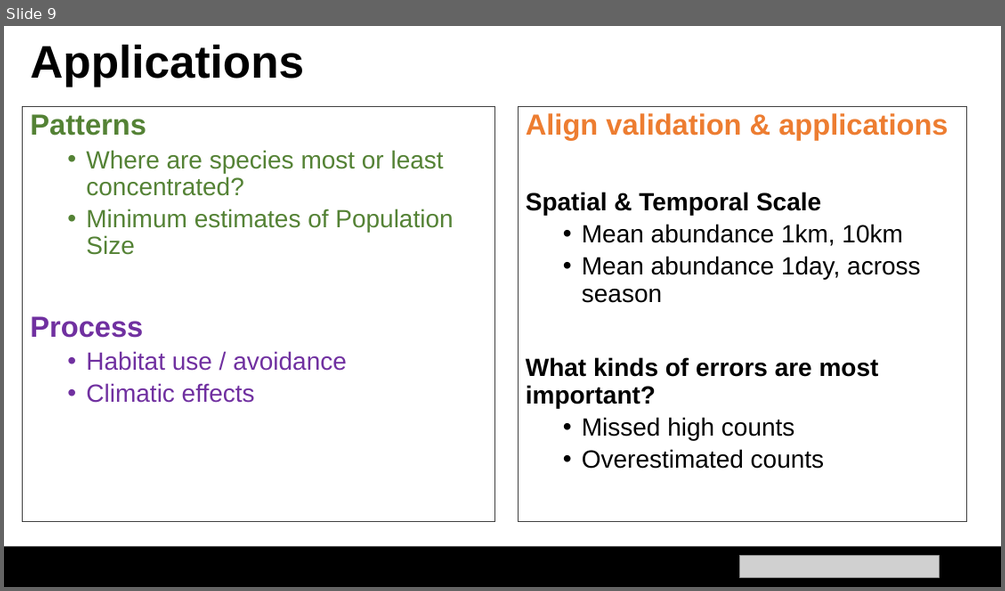
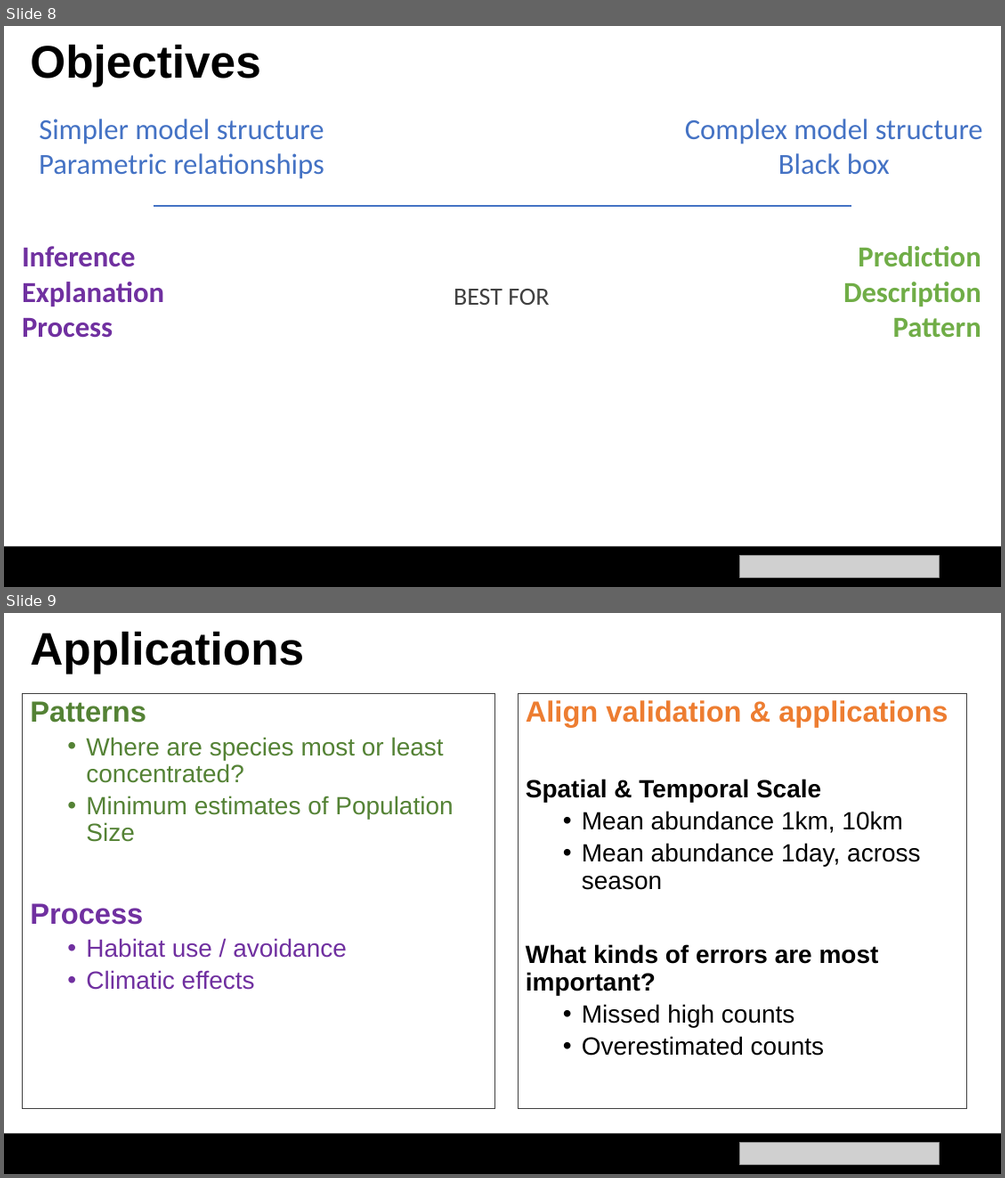
Before and after one commit to mstrimas/ebp-workshop-au, a slide deck: 13_abundance.pptx. Shown one above the other, each under a label of ours: slide 9 before the commit, slides 8 and 9 after it. The pictures are 1005x591 and 1005x1178 pixels, drawn with LibreOffice and Linux fonts; fonts in the diff are those of the drawing; grey boxes stand for pictures. Boxes give left, top, right and bottom in pixels: in the first picture for what was removed or moved away, otherwise in the second. Text is boxed around its words. In the diff, an @@ line names an element or a change of style, - is before the commit and + after.

```diff
--- a/13_abundance.pptx
+++ b/13_abundance.pptx
@@ slide 8 added at [4, 26, 1001, 587], background #FFFFFF @@
@@ title added at [30, 44, 260, 87], 44 pt, text #000000, bold @@
+Objectives
@@ text added at [39, 119, 324, 179], 28 pt, text #4472C4 @@
+Simpler model structure
+Parametric relationships
@@ text added at [685, 119, 983, 174], 28 pt, text #4472C4 @@
+Complex model structure
+Black box
@@ line added from (153, 206) to (852, 206), #4472C4 2.25 pt @@
@@ text added at [22, 246, 164, 338], 28 pt, text #7030A0, bold @@
+Inference
+Explanation
+Process
@@ text added at [843, 246, 981, 337], 28 pt, text #70AD47, bold @@
+Prediction
+Description
+Pattern
@@ text added at [453, 289, 549, 305], 24 pt, text #404040 @@
+BEST FOR
@@ rectangle added at [4, 547, 1001, 587], fill #000000 @@
@@ picture added at [739, 555, 938, 577] @@
```
Also in this commit, not shown: 1 slide changed, 1 other slide added, 1 slide removed.
